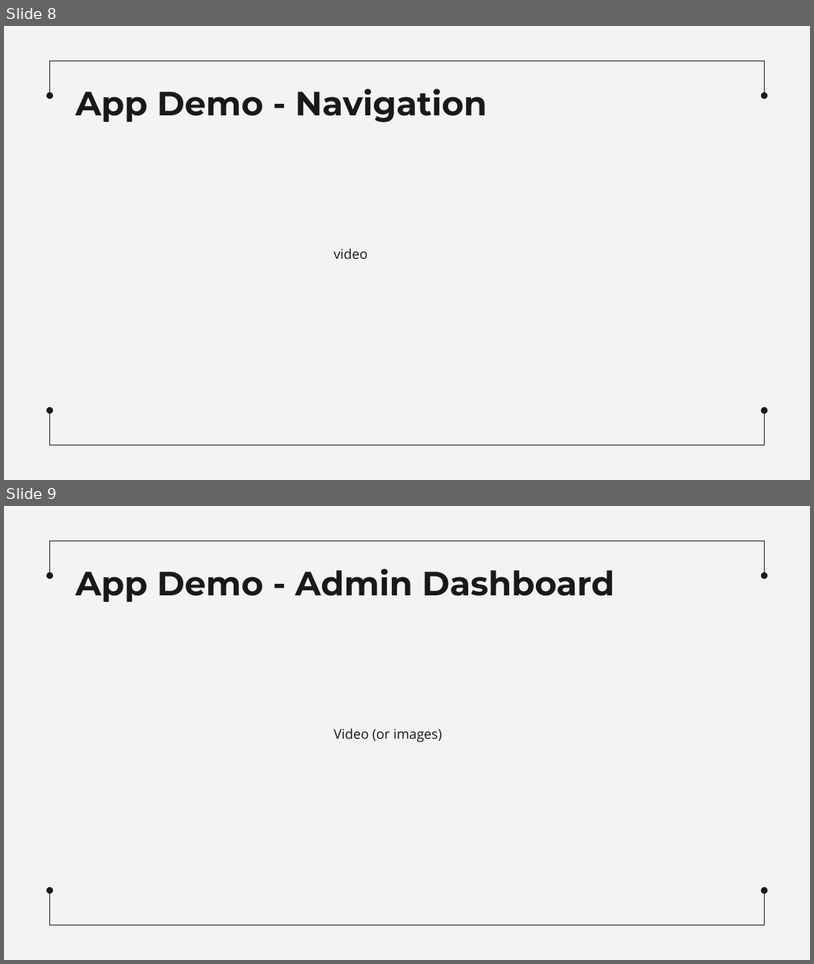
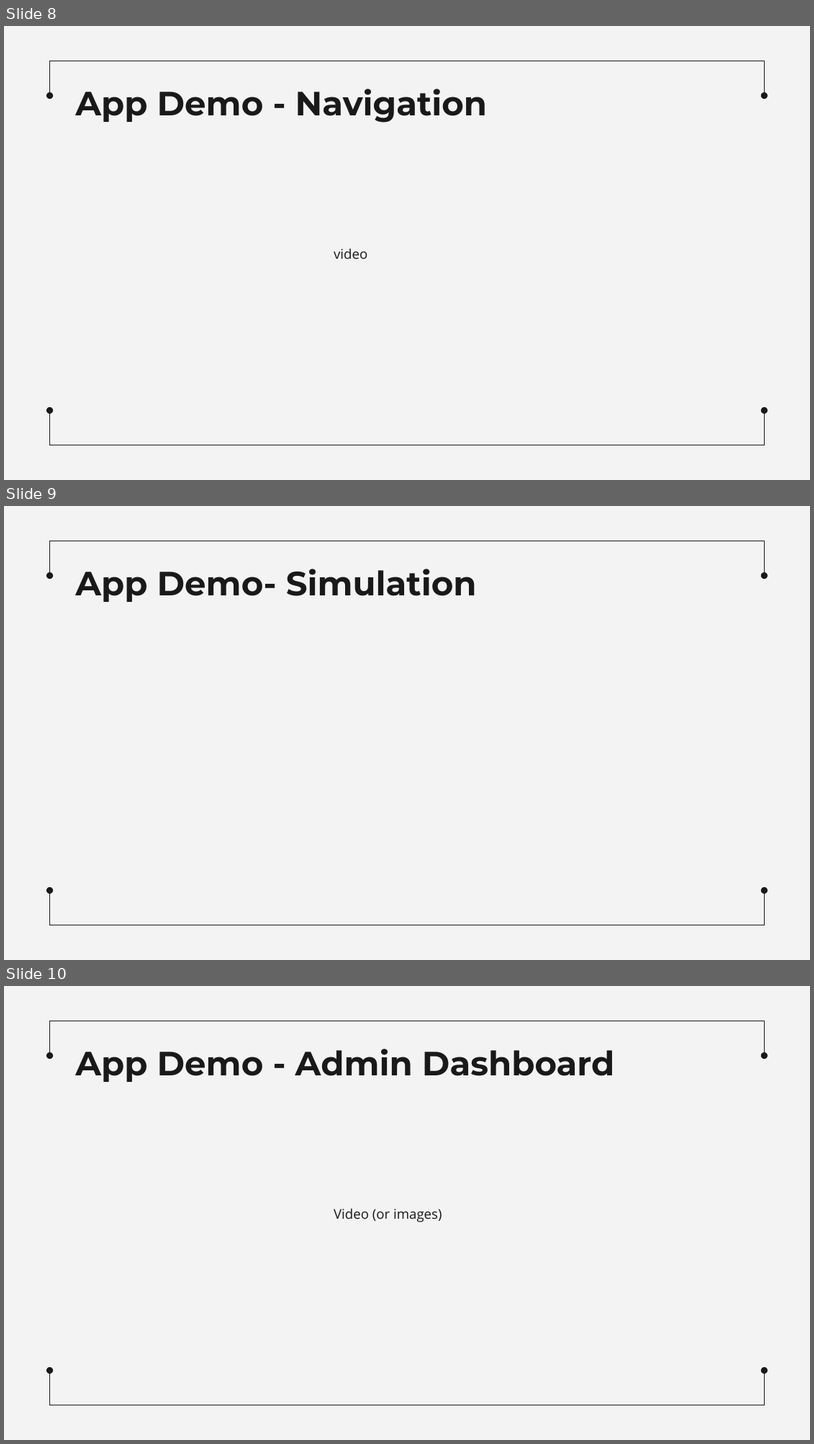
Before and after one commit to StavropoulosK/Internet-of-Things--Smart-City-Parking--Mqtt--Websockets--Grafana--Influxdb, a slide deck: Presentations/Final/Smart City Parking Final.pptx. Shown one above the other, each under a label of ours: slides 8 and 9 before the commit, slides 8, 9 and 10 after it. The pictures are 814x964 and 814x1444 pixels, drawn with LibreOffice and Linux fonts; fonts in the diff are those of the drawing. Boxes give left, top, right and bottom in pixels: in the first picture for what was removed or moved away, otherwise in the second. Text is boxed around its words. In the diff, an @@ line names an element or a change of style, - is before the commit and + after.

```diff
--- a/Presentations/Final/Smart City Parking Final.pptx
+++ b/Presentations/Final/Smart City Parking Final.pptx
@@ slide 9 added at (4,506,810,960), background #F3F3F3; not listed: 6 template elements that a slide beside it also shows @@
@@ title added at (75,569,477,602), 30 pt, text #191919, bold @@
+App Demo- Simulation
@@ what was slide 9 is now slide 10 @@
```
Also in this commit, not shown: 3 slides changed, 1 slide removed, 1 other file.
